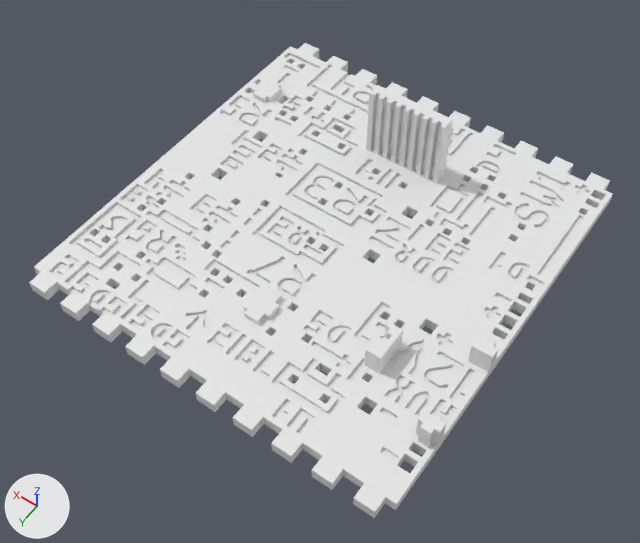
One commit to the Blender file garbage-amp/pcb.blend: the scene before it, then after it.
The view is the same before and after, from a 50 mm camera at (-63.0, 92.5, 132.5) aimed at (-5.2, 11.5, 5.3). The lights are fixed; the arrows at lower left show +X, +Y and +Z.
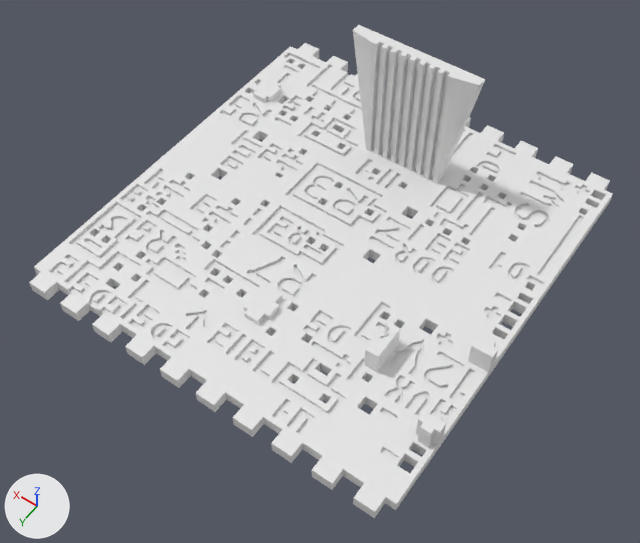
Commit message: Some minor adjustments to the PCB model

What the commit changed:
me_grid is used by ob_grid; location (0.1, 0.0, 0.9); scale (1.0, 1.0, 0.6).
me_grid had 20404 vertices, 18408 faces and spanned x -40.1..39.9, y -43.0..43.0, z -1.0..28.0.
me_grid now has 20404 vertices, 18410 faces and spans x -40.1..39.9, y -43.0..43.0, z -1.0..48.0.
Part 1, on me_grid:
23 vertices in x -25.1..-24.1, y 15.0..22.0, z 2.0..11.0 move by (0.5, 0.0, 0.0).
Part 2, on me_grid:
2 faces are deleted.
66 vertices in x -10.1..6.9, y -25.0..-22.0, z 28.0 move by (0.0, 0.0, 20.0).
3 vertices in x -10.1, y -25.0..-23.0, z 28.0 move by (-5.0, 0.0, 20.0).
3 vertices in x 6.9, y -25.0..-23.0, z 28.0 move by (5.0, 0.0, 20.0).
4 new faces join them.

Boxes (x1, y1, x2, y2) around the edits, measured in the pictures (640 x 543 px; the box of a moved part takes in the faces that stretch with it):
'Grid', reshaped: before (29, 43, 613, 518); after (29, 25, 613, 518)
part 1 of me_grid, moved or reshaped: (374, 327, 409, 381) in both
part 2 of me_grid, built on: before (366, 85, 453, 184); after (353, 25, 485, 184)
